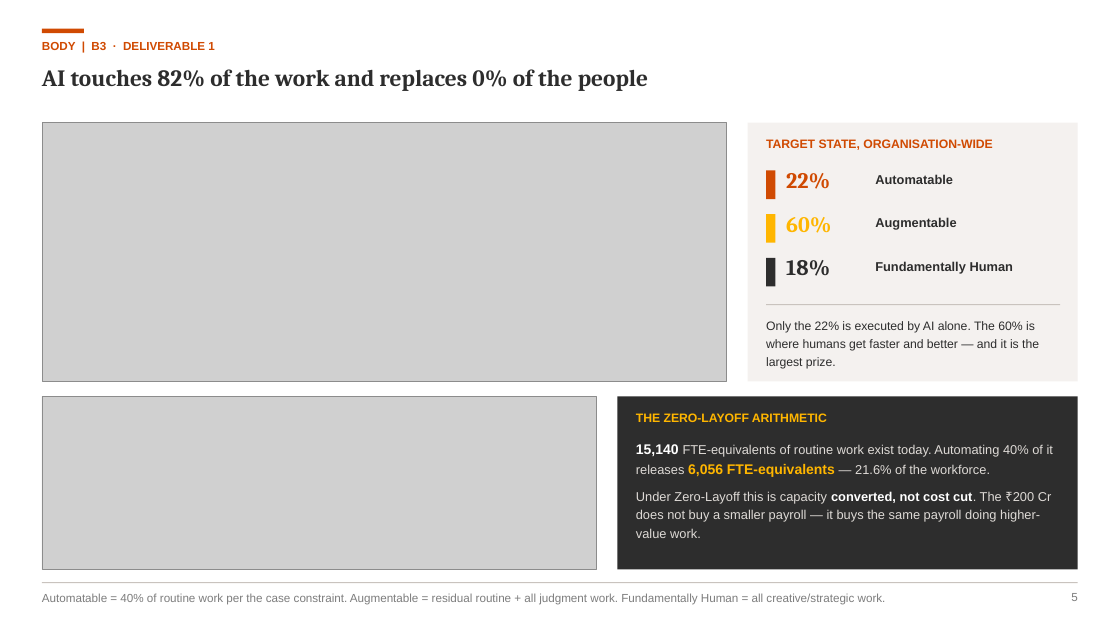
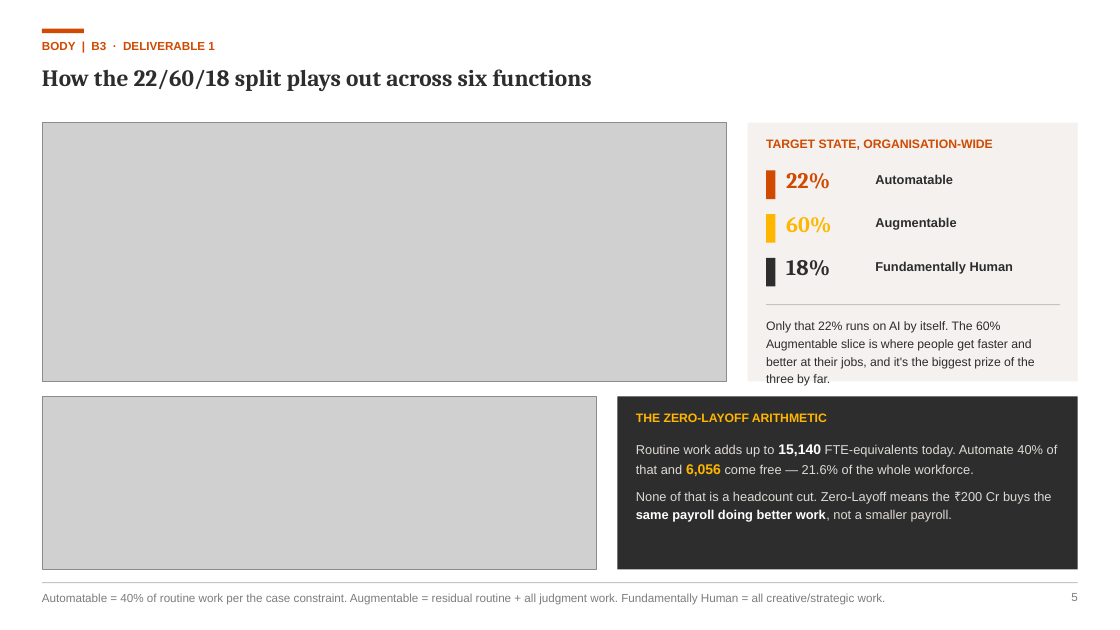
Before and after one commit to Annie2026PGP/CaseComp, a slide deck: slide 6 of cases/2026-08-pwc-challenge-8-styleverse/deck/PwC_Challenge8_StyleVerse_RanjanaMainani.pptx. Drawn at 1120x630 pixels with LibreOffice and Linux fonts; fonts in the diff are those of the drawing; grey boxes stand for pictures. Boxes give left, top, right and bottom in pixels: in the first picture for what was removed or moved away, otherwise in the second. Text is boxed around its words. In the diff, an @@ line names an element or a change of style, - is before the commit and + after.

```diff
--- a/cases/2026-08-pwc-challenge-8-styleverse/deck/PwC_Challenge8_StyleVerse_RanjanaMainani.pptx
+++ b/cases/2026-08-pwc-challenge-8-styleverse/deck/PwC_Challenge8_StyleVerse_RanjanaMainani.pptx
@@ text at bbox=[42, 69, 592, 91]: text changed @@
-AI touches 82% of the work and replaces 0% of the people
+How the 22/60/18 split plays out across six functions
@@ text at bbox=[766, 321, 1035, 386]: text changed @@
-Only the 22% is executed by AI alone. The 60% is where humans get faster and better — and it is the largest prize.
+Only that 22% runs on AI by itself. The 60% Augmentable slice is where people get faster and better at their jobs, and it's the biggest prize of the three by far.
@@ text at bbox=[636, 444, 1058, 522]: text changed @@
-15,140 FTE-equivalents of routine work exist today. Automating 40% of it releases 6,056 FTE-equivalents — 21.6% of the workforce.
-Under Zero-Layoff this is capacity converted, not cost cut. The ₹200 Cr does not buy a smaller payroll — it buys the same payroll doing higher-value work.
+Routine work adds up to 15,140 FTE-equivalents today. Automate 40% of that and 6,056 come free — 21.6% of the whole workforce.
+None of that is a headcount cut. Zero-Layoff means the ₹200 Cr buys the same payroll doing better work, not a smaller payroll.
```
Also in this commit, not shown: 13 other slides changed, 2 other files.
